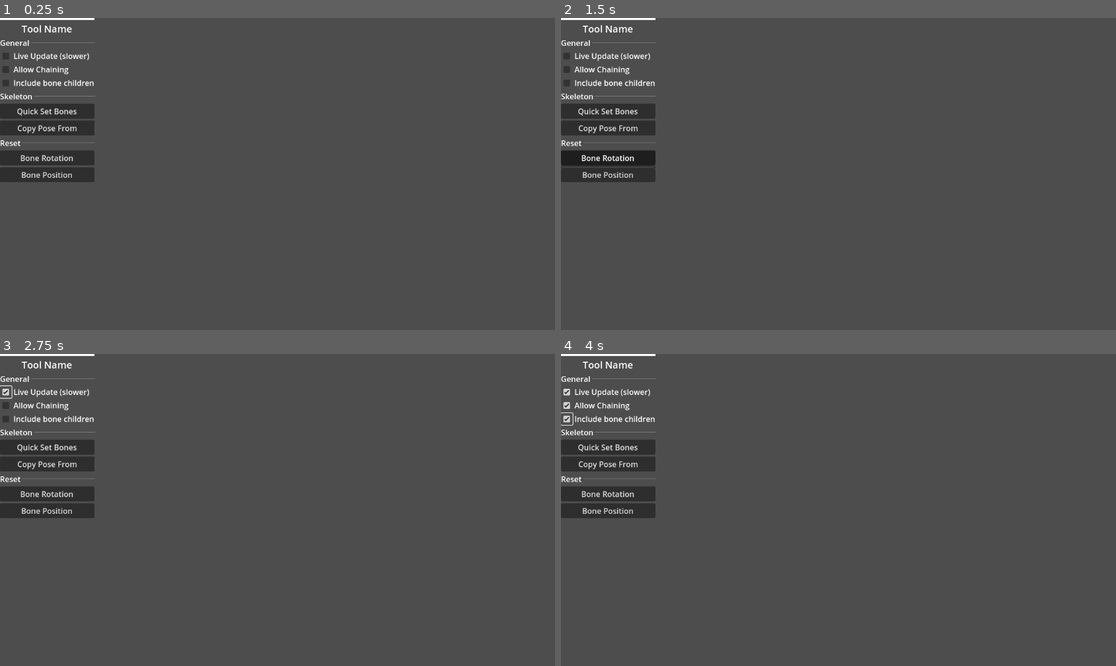
Above: before the commit, frames 1-4 (two rows, left to right).
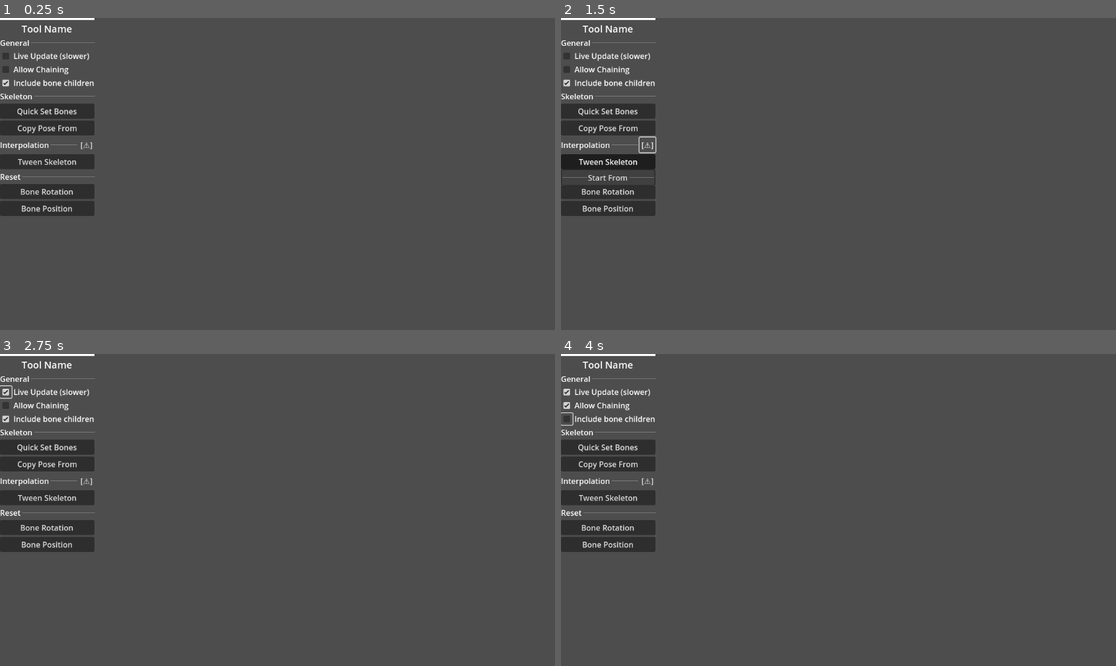
Above: after the commit, the same moments.

Repository: Variable-Interactive/Skeletor
Game: Godot game, scene res://src/Extensions/Skeletor/Tool/skeleton_tool.tscn
Two runs of this game, one before a commit and one after it. Both use one fixed random seed, a clock stepped at 60 frames per second and the inputs below. This scene is started directly instead of the project's main scene.
Inputs (mouse positions are in pixels of both pictures, inside the frame that each line leads up to):
- Up to frame 1 (0.25 s): no input
- Up to frame 2 (1.5 s): click (649, 145) at 0.5 s, where only the run after the commit has a clickable "[⚠️]"; click (610, 161) at 1.25 s, where only the run after the commit has a clickable "Tween Skeleton"
- Up to frame 3 (2.75 s): click (5, 391) at 2 s
- Up to frame 4 (4 s): click (566, 407) at 2.75 s; click (566, 419) at 3.5 s

The runs differ from the first frame. In frame 1, 2.9% of the frame differs, in the area x 0-18%, y 19-64%; in frame 2, 2.4%; in frame 3, 2.9%; in frame 4, 2.9%.
Error before the commit: Invalid access to property or key 'kname' on a base object of type 'Nil'. (res://src/Extensions/Skeletor/Tool/skeleton_tool.gd:47)
Error after the commit: Invalid access to property or key 'kname' on a base object of type 'Nil'. (res://src/Extensions/Skeletor/Tool/skeleton_tool.gd:56)

Commit message:
Added tweening

Diff:
--- a/src/Extensions/Skeletor/Preview/skeleton_manager.gd
+++ b/src/Extensions/Skeletor/Preview/skeleton_manager.gd
@@ -267,7 +267,7 @@
 		project.layers[pose_layer.index].locked = true
 
 
-func generate_pose() -> void:
+func generate_pose(for_frame := current_frame) -> void:
 	# Do we even need to generate a pose?
 	if ignore_render_once:  # We had set to ignore generation in this cycle.
 		ignore_render_once = false
@@ -288,9 +288,9 @@
 
 	# Start generating
 	# (Group visibility is completely ignored while the visibility of other layer types is respected)
-	var frame = project.frames[current_frame]
+	var frame = project.frames[for_frame]
 	var previous_ordered_layers: Array[int] = project.ordered_layers
-	project.order_layers(current_frame)
+	project.order_layers(for_frame)
 	var textures: Array[Image] = []
 	var gen = api.general.get_new_shader_image_effect()
 	# Nx4 texture, where N is the number of layers and the first row are the blend modes,
@@ -313,7 +313,7 @@
 
 		var group_layer = layer.parent
 		if is_instance_valid(group_layer):
-			_apply_bone(gen, group_layer.name, cel_image)
+			_apply_bone(gen, group_layer.name, cel_image, for_frame)
 		textures.append(cel_image)
 		if (
 			layer.is_blended_by_ancestor()
@@ -333,7 +333,7 @@
 	# Re-order the layers again to ensure correct canvas drawing
 	project.ordered_layers = previous_ordered_layers
 	project.layers[pose_layer.index].locked = false
-	_render_image(image)
+	_render_image(image, for_frame)
 	project.layers[pose_layer.index].locked = true
 	manage_signals()  # Reconnect signals
 
@@ -547,9 +547,12 @@
 		)
 
 
-func _apply_bone(gen, bone_name: String, cel_image: Image) -> void:
+func _apply_bone(gen, bone_name: String, cel_image: Image, at_frame := current_frame) -> void:
+	var frame_data = current_frame_data
+	if at_frame != current_frame:
+		frame_data = load_frame_info(api.project.current_project, at_frame)
 	var used_region := cel_image.get_used_rect()
-	var bone_info: Dictionary = current_frame_data.get(bone_name, {})
+	var bone_info: Dictionary = frame_data.get(bone_name, {})
 	var start_point: Vector2i = bone_info.get("start_point", Vector2i.ZERO)
 	var gizmo_origin := Vector2i(bone_info.get("gizmo_origin", Vector2.ZERO))
 	var angle: float = bone_info.get("bone_rotation", 0)
@@ -647,14 +650,17 @@
 		image.set_pixel(index, 3, Color(0.2, 0.0, 0.0, 0.0))
 
 
-func _render_image(image: Image) -> void:
+func _render_image(image: Image, at_frame := current_frame) -> void:
 	var project = api.project.current_project
-	var cel_image: Image = project.frames[current_frame].cels[pose_layer.index].get_image()
+	var pixel_cel = project.frames[at_frame].cels[pose_layer.index]
+	var cel_image: Image = pixel_cel.get_image()
+	if pixel_cel.get_class_name() != "PixelCel":  # Failsafe
+		return
 	cel_image.blit_rect(image, Rect2i(Vector2.ZERO, image.get_size()), Vector2.ZERO)
-
-	if pose_layer.index == project.current_layer:
+	pixel_cel.image_changed(cel_image)
+	if at_frame == current_frame and pose_layer.index == project.current_layer:
 		project.selected_cels = []
-		project.change_cel(current_frame, pose_layer.index)
+		project.change_cel(at_frame, pose_layer.index)
 
 
 func is_pose_layer(layer) -> bool:
@@ -724,11 +730,11 @@
 	return Vector2i.ZERO
 
 
-func save_frame_info(project) -> void:
+func save_frame_info(project, frame_data := current_frame_data, at_frame := current_frame) -> void:
 	if project and is_sane(project):
-		if current_frame >= 0 and current_frame < project.frames.size():
-			project.frames[current_frame].cels[pose_layer.index].set_meta(
-				"SkeletorSkeleton", var_to_str(current_frame_data)
+		if at_frame >= 0 and at_frame < project.frames.size():
+			project.frames[at_frame].cels[pose_layer.index].set_meta(
+				"SkeletorSkeleton", var_to_str(frame_data)
 			)
 			queue_redraw()
 
@@ -737,7 +743,7 @@
 	if !pose_layer:
 		pose_layer = find_pose_layer(project)
 	if project and pose_layer:
-		if current_frame >= 0 and current_frame < project.frames.size():
+		if frame_number >= 0 and frame_number < project.frames.size():
 			var data = project.frames[frame_number].cels[pose_layer.index].get_meta(
 				"SkeletorSkeleton", {}
 			)
--- a/src/Extensions/Skeletor/Tool/skeleton_tool.gd
+++ b/src/Extensions/Skeletor/Tool/skeleton_tool.gd
@@ -12,7 +12,7 @@
 
 var _live_update := false
 var _allow_chaining := false
-var _include_children := false
+var _include_children := true
 var _displace_offset := Vector2.ZERO
 var _prev_mouse_position := Vector2.INF
 var _distance_to_parent: float = 0
@@ -22,6 +22,7 @@
 @onready var rotation_reset_menu: MenuButton = $RotationReset
 @onready var position_reset_menu: MenuButton = $PositionReset
 @onready var copy_pose_from: MenuButton = $CopyPoseFrom
+@onready var tween_skeleton_menu: MenuButton = $TweenSkeleton
 
 
 func _ready() -> void:
@@ -41,6 +42,14 @@
 	position_reset_menu.get_popup().id_pressed.connect(reset_bone_position)
 	kname = name.replace(" ", "_").to_lower()
 	load_config()
+
+
+func _on_warn_pressed() -> void:
+	var warn_text = """
+To avoid any quirky behavior, it is recomended to not tween between
+large rotations, and have "Include bone children" enabled.
+"""
+	api.dialog.show_error(warn_text)
 
 
 func load_config() -> void:
@@ -227,6 +236,44 @@
 		copy_pose_from.get_popup().clear(true)  # To save Memory
 
 
+func tween_skeleton_data(bone_id: int, from_frame: int, popup: PopupMenu, current_frame: int):
+	if skeleton_preview:
+		if current_frame != skeleton_preview.current_frame:
+			return
+		var bone_names := get_selected_bone_names(popup, bone_id)
+		var start_data: Dictionary = skeleton_preview.load_frame_info(
+			api.project.current_project, from_frame
+		)
+		var end_data: Dictionary = skeleton_preview.load_frame_info(
+			api.project.current_project, current_frame
+		)
+		for frame_idx in range(from_frame + 1, current_frame):
+			var frame_info: Dictionary = skeleton_preview.load_frame_info(
+				api.project.current_project, frame_idx
+			)
+			for bone_name in bone_names:
+				if (
+					bone_name in frame_info.keys()
+					and bone_name in start_data.keys()
+					and bone_name in end_data.keys()
+				):
+					var bone_dict: Dictionary = frame_info[bone_name]
+					for data_key: String in bone_dict.keys():
+						if typeof(bone_dict[data_key]) != TYPE_STRING:
+							bone_dict[data_key] = Tween.interpolate_value(
+								start_data[bone_name][data_key],
+								end_data[bone_name][data_key] - start_data[bone_name][data_key],
+								frame_idx - from_frame,
+								current_frame - from_frame,
+								Tween.TRANS_LINEAR,
+								Tween.EASE_IN
+							)
+			skeleton_preview.save_frame_info(api.project.current_project, frame_info, frame_idx)
+			skeleton_preview.generate_pose(frame_idx)
+		copy_pose_from.get_popup().hide()
+		copy_pose_from.get_popup().clear(true)  # To save Memory
+
+
 func reset_bone_angle(bone_id: int):
 	## This rotation will also rotate the child bones as the parent bone's angle is changed.
 	var bone_names := get_selected_bone_names(rotation_reset_menu.get_popup(), bone_id)
@@ -275,6 +322,19 @@
 			copy_bone_data.bind(frame_idx, popup_submenu, skeleton_preview.current_frame)
 		)
 
+func _on_tween_skeleton_about_to_popup() -> void:
+	var popup := tween_skeleton_menu.get_popup()
+	popup.clear(true)
+	popup.add_separator("Start From")
+	for frame_idx in api.project.current_project.frames.size():
+		if frame_idx >= skeleton_preview.current_frame - 1:
+			break
+		var popup_submenu = PopupMenu.new()
+		populate_popup(popup_submenu)
+		popup.add_submenu_node_item(str("Frame ", frame_idx + 1), popup_submenu)
+		popup_submenu.id_pressed.connect(
+			tween_skeleton_data.bind(frame_idx, popup_submenu, skeleton_preview.current_frame)
+		)
 
 func _on_include_children_checkbox_toggled(toggled_on: bool) -> void:
 	_include_children = toggled_on
--- a/src/Extensions/Skeletor/Tool/skeleton_tool.tscn
+++ b/src/Extensions/Skeletor/Tool/skeleton_tool.tscn
@@ -67,6 +67,7 @@
 layout_mode = 2
 tooltip_text = "Transformations applied through the buttons below
 will also apply on the children."
+button_pressed = true
 
 [node name="Label2" type="Label" parent="GridContainer"]
 layout_mode = 2
@@ -88,12 +89,36 @@
 
 [node name="QuickSetBones" type="MenuButton" parent="."]
 layout_mode = 2
+tooltip_text = "Quickly place bones over their respective sprites."
 text = "Quick Set Bones"
 flat = false
 
 [node name="CopyPoseFrom" type="MenuButton" parent="."]
 layout_mode = 2
+tooltip_text = "Copies properties of selected bones from chosen frame to current frame."
 text = "Copy Pose From"
+flat = false
+
+[node name="Section4" type="HBoxContainer" parent="."]
+layout_mode = 2
+
+[node name="Label" type="Label" parent="Section4"]
+layout_mode = 2
+text = "Interpolation"
+
+[node name="HSeparator" type="HSeparator" parent="Section4"]
+layout_mode = 2
+size_flags_horizontal = 3
+
+[node name="Warn" type="Button" parent="Section4"]
+layout_mode = 2
+text = "[⚠️]"
+flat = true
+
+[node name="TweenSkeleton" type="MenuButton" parent="."]
+layout_mode = 2
+tooltip_text = "Gererates In-Betweens from a chosen start frame to the current frame."
+text = "Tween Skeleton"
 flat = false
 
 [node name="Section" type="HBoxContainer" parent="."]
@@ -109,11 +134,13 @@
 
 [node name="RotationReset" type="MenuButton" parent="."]
 layout_mode = 2
+tooltip_text = "Resets the rotation of selected bones"
 text = "Bone Rotation"
 flat = false
 
 [node name="PositionReset" type="MenuButton" parent="."]
 layout_mode = 2
+tooltip_text = "Resets the position of selected bones"
 text = "Bone Position"
 flat = false
 
@@ -122,5 +149,7 @@
 [connection signal="toggled" from="GridContainer/IncludeChildrenCheckbox" to="." method="_on_include_children_checkbox_toggled"]
 [connection signal="about_to_popup" from="QuickSetBones" to="." method="_on_quick_set_bones_menu_about_to_popup"]
 [connection signal="about_to_popup" from="CopyPoseFrom" to="." method="_on_copy_pose_from_about_to_popup"]
+[connection signal="pressed" from="Section4/Warn" to="." method="_on_warn_pressed"]
+[connection signal="about_to_popup" from="TweenSkeleton" to="." method="_on_tween_skeleton_about_to_popup"]
 [connection signal="about_to_popup" from="RotationReset" to="." method="_on_rotation_reset_menu_about_to_popup"]
 [connection signal="about_to_popup" from="PositionReset" to="." method="_on_position_reset_menu_about_to_popup"]
